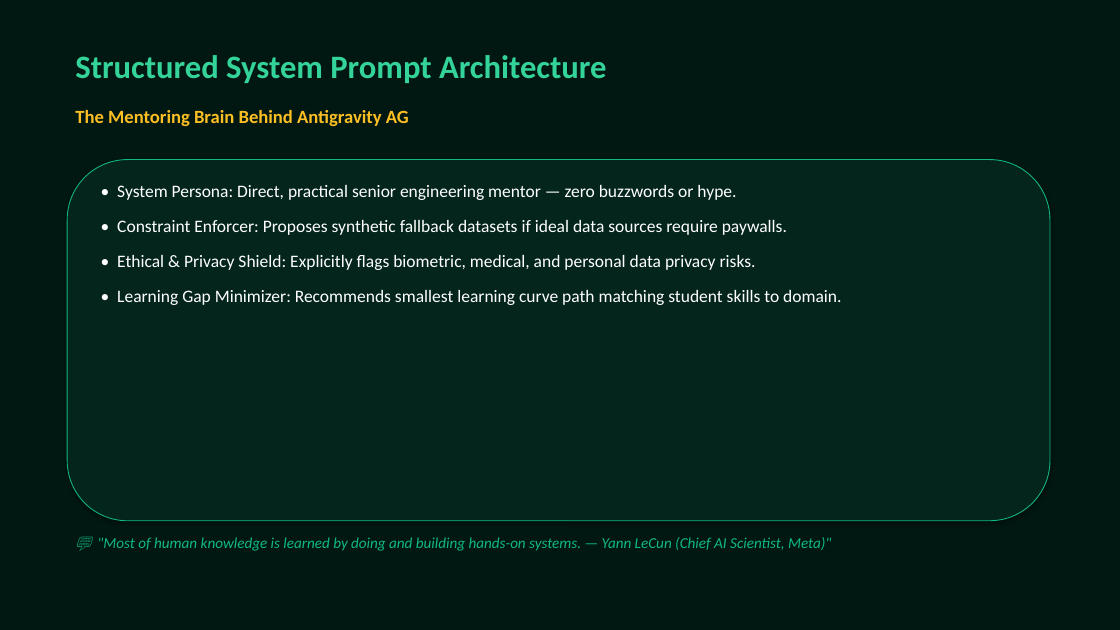
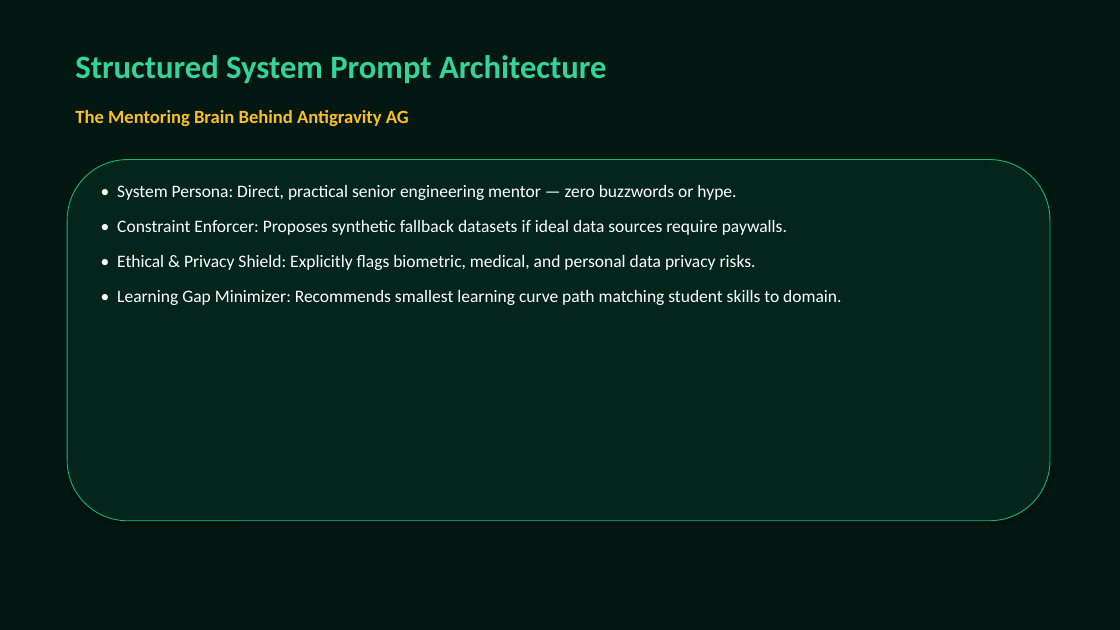
Before and after one commit to ishansharma16012007-bot/3hr-promptwars, a slide deck: slide 6 of antigravity_presentation.pptx. Drawn at 1120x630 pixels with LibreOffice and Linux fonts; fonts in the diff are those of the drawing. Boxes give left, top, right and bottom in pixels: in the first picture for what was removed or moved away, otherwise in the second. Text is boxed around its words. In the diff, an @@ line names an element or a change of style, - is before the commit and + after.

```diff
--- a/antigravity_presentation.pptx
+++ b/antigravity_presentation.pptx
@@ text removed at (97,537,831,551) @@
-💬 "Most of human knowledge is learned by doing and building hands-on systems. — Yann LeCun (Chief AI Scientist, Meta)"
```
Also in this commit, not shown: 19 other slides changed, 3 other files.
